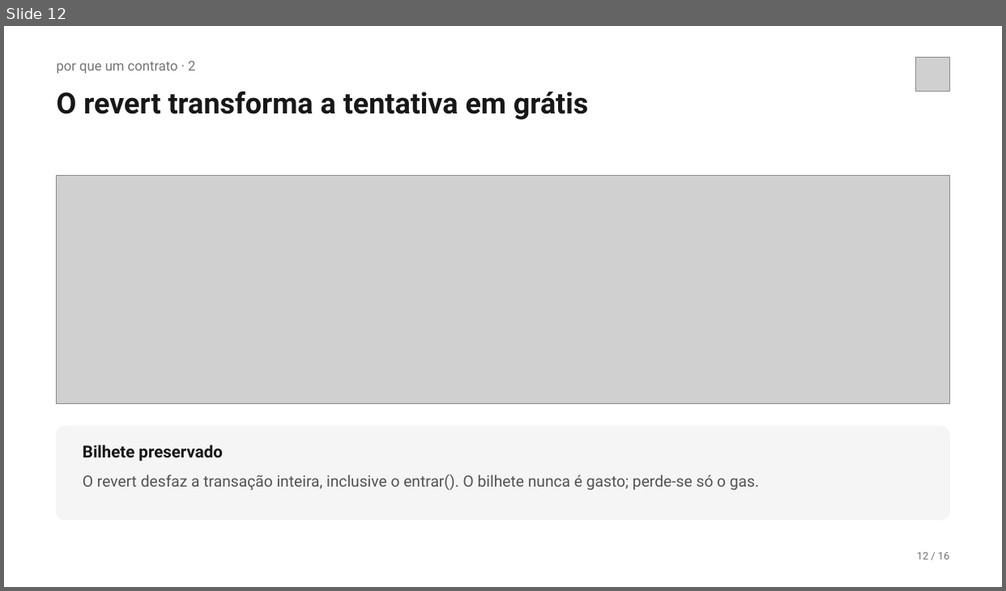
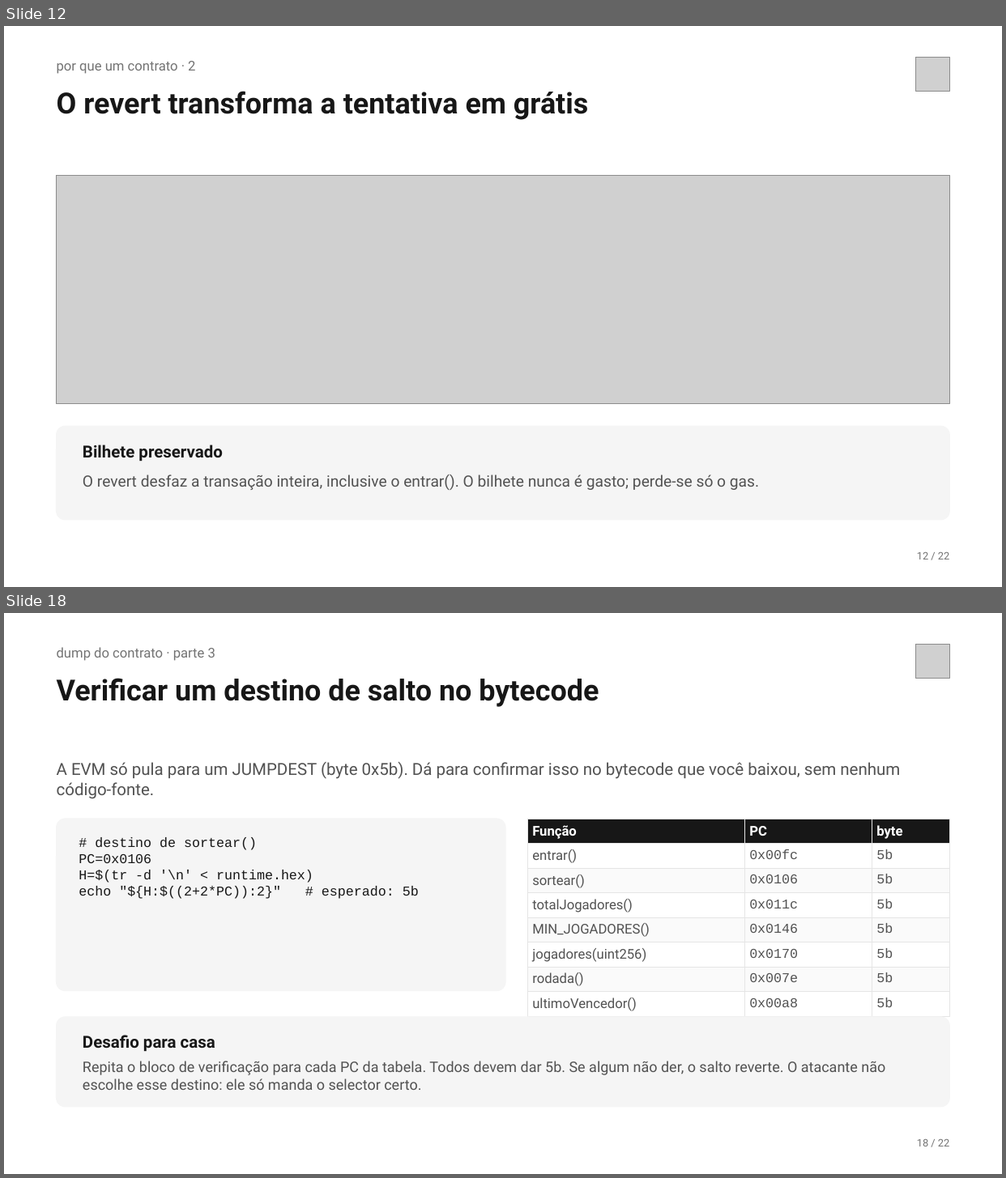
Before and after one commit to kiyochii/polichainworkshop, a slide deck: apresentacao/Ataque-Sorteio-Testnet.pptx. Shown one above the other, each under a label of ours: slide 12 before the commit, slides 12 and 18 after it; the slides between them are not shown. The pictures are 1006x591 and 1006x1178 pixels, drawn with LibreOffice and Linux fonts; fonts in the diff are those of the drawing; grey boxes stand for pictures. Boxes give left, top, right and bottom in pixels: in the first picture for what was removed or moved away, otherwise in the second. Text is boxed around its words. In the diff, an @@ line names an element or a change of style, - is before the commit and + after.

```diff
--- a/apresentacao/Ataque-Sorteio-Testnet.pptx
+++ b/apresentacao/Ataque-Sorteio-Testnet.pptx
@@ slide 18 added at (4,613,1002,1174), background #FFFFFF @@
@@ text added at (57,647,215,661), 13 pt, text #737373 @@
+dump do contrato · parte 3
@@ picture added at (916,645,949,678) @@
@@ text added at (57,678,599,707), 28 pt, text #171717, bold @@
+Verificar um destino de salto no bytecode
@@ text added at (57,762,900,799), 16 pt, text #525252 @@
+A EVM só pula para um JUMPDEST (byte 0x5b). Dá para confirmar isso no bytecode que você baixou, sem nenhum código-fonte.
@@ rounded rectangle added at (57,819,505,991), fill #F5F5F5, outline #F5F5F5 1 pt @@
@@ table added at (528,819,949,1015), 8 rows, 3 columns @@
+Função | PC | byte
+entrar() | 0x00fc | 5b
+sortear() | 0x0106 | 5b
+totalJogadores() | 0x011c | 5b
+MIN_JOGADORES() | 0x0146 | 5b
+jogadores(uint256) | 0x0170 | 5b
+rodada() | 0x007e | 5b
+ultimoVencedor() | 0x00a8 | 5b
@@ text added at (79,837,419,899), 13 pt, text #171717 @@
+# destino de sortear()
+PC=0x0106
+H=$(tr -d '\n' < runtime.hex)
+echo "${H:$((2+2*PC)):2}" # esperado: 5b
@@ rounded rectangle added at (57,1017,949,1107), fill #F5F5F5, outline #F5F5F5 1 pt @@
@@ text added at (83,1035,215,1051), 16 pt, text #171717, bold @@
+Desafio para casa
@@ text added at (83,1061,885,1090), 14 pt, text #525252 @@
+Repita o bloco de verificação para cada PC da tabela. Todos devem dar 5b. Se algum não der, o salto reverte. O atacante não escolhe esse destino: ele só manda o selector certo.
@@ text added at (917,1139,949,1147), 10 pt, text #737373 @@
+18 / 22
@@ slide 12 changed as well @@
@@ text at (917,552,949,560): text changed @@
-12 / 16
+12 / 22
```
Also in this commit, not shown: 15 other slides changed, 5 other slides added.
